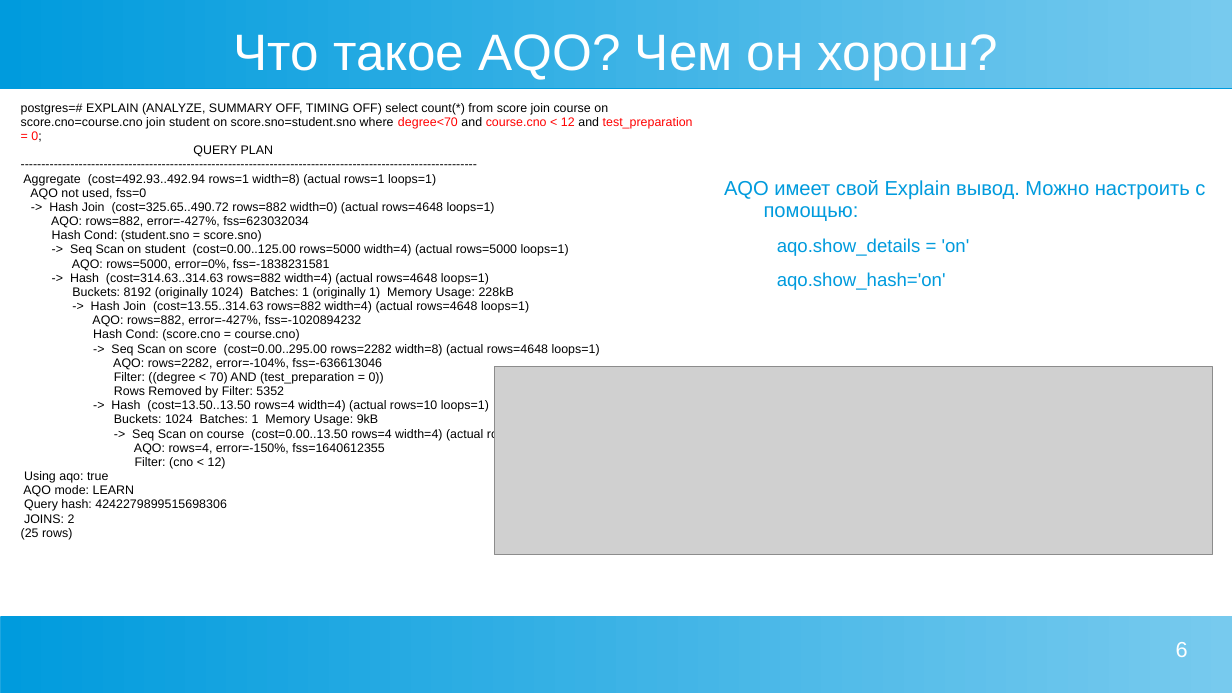
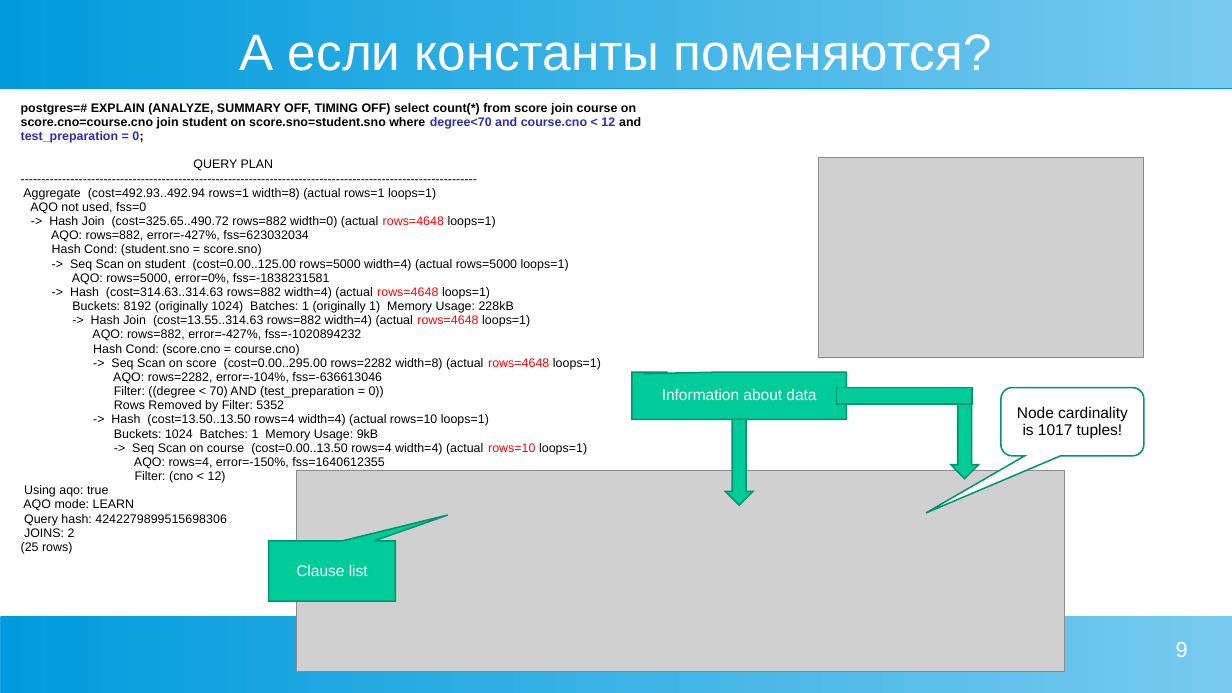
Before and after one commit to Alena0704/conf, a slide deck: slide 9 of aqo_presentation.ppt (slide 6 before the commit). Drawn at 1232x693 pixels with LibreOffice and Linux fonts; fonts in the diff are those of the drawing; grey boxes stand for pictures. Boxes give left, top, right and bottom in pixels: in the first picture for what was removed or moved away, otherwise in the second. Text is boxed around its words. In the diff, an @@ line names an element or a change of style, - is before the commit and + after.

```diff
--- a/aqo_presentation.ppt
+++ b/aqo_presentation.ppt
@@ title at [240,34,992,71]: text changed @@
-Что такое AQO? Чем он хорош?
+А если константы поменяются?
@@ text at [21,103,641,455]: text colour #FF0000 to #2D2DB7 in "degree<70 course.cno < 12 test_preparation = 0;"; text colour #000000 to #2D2DB7 in "and"; bold on in "postgres=# EXPLAIN (ANALYZE, SUMMARY OFF, TIMING OFF) ..."; text colour #000000 to #FF0000 in "rows=4648", "rows=4648", "rows=4648", "rows=4648" and 1 more places @@
@@ picture added at [819,158,1145,359] @@
@@ text removed at [724,180,1205,290] @@
-AQO имеет свой Explain вывод. Можно настроить с помощью:
-  aqo.show_details = 'on'
-  aqo.show_hash='on'
@@ speech box added at [632,372,846,419], fill #00CC99, outline #00956F 0.99 pt, 10 pt, text #FFFFFF @@
+Information about data
@@ rectangle added at [837,388,973,405], fill #00CC99, outline #00956F 0.99 pt @@
@@ rounded speech box added at [1002,388,1145,456], fill #FFFFFF, outline #00956F 0.99 pt, 10 pt, text #000000 @@
+Node cardinality is 1017 tuples!
@@ right arrow added at [726,419,754,505], fill #00CC99, outline #00956F 0.99 pt @@
@@ right arrow added at [951,405,979,480], fill #00CC99, outline #00956F 0.99 pt @@
@@ picture: place and size @@
-picture at [494,367,1212,555]
+picture at [296,471,1065,672]
@@ speech box added at [268,541,395,601], fill #00CC99, outline #00956F 0.99 pt, 10 pt, text #FFFFFF @@
+Clause list
@@ page number at [1176,642,1188,657]: text changed @@
-6
+9
```
Also in this commit, not shown: 11 other slides changed, 7 slides added, 7 slides removed.
